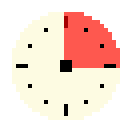
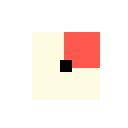
Revision of a layered 128x128 image; what changed, layer by layer:
removed layer "Layer 2" (was 65%) over [64, 12, 120, 68]
painted on "Layer 4" over [12, 12, 120, 120]
